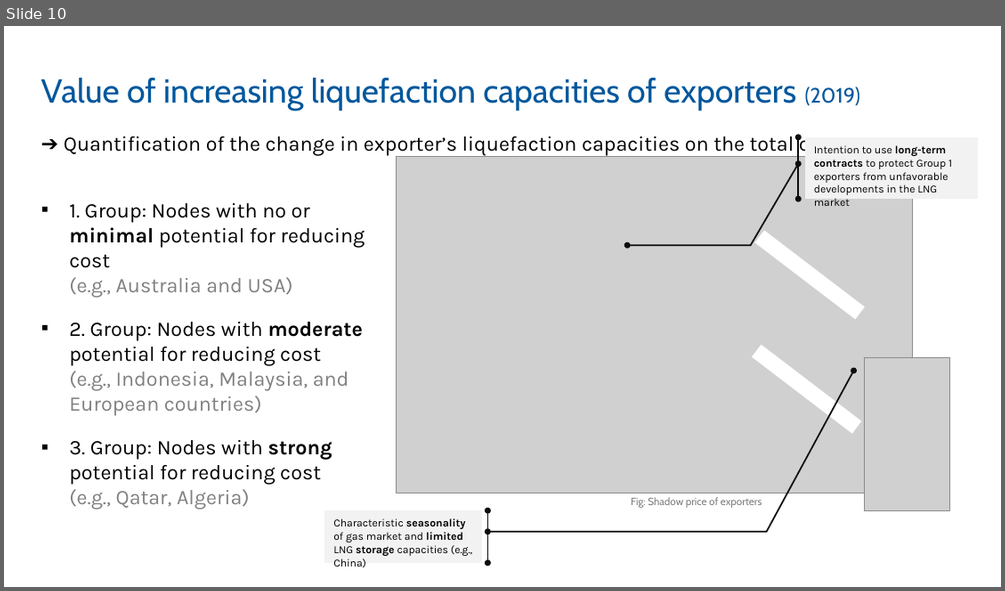
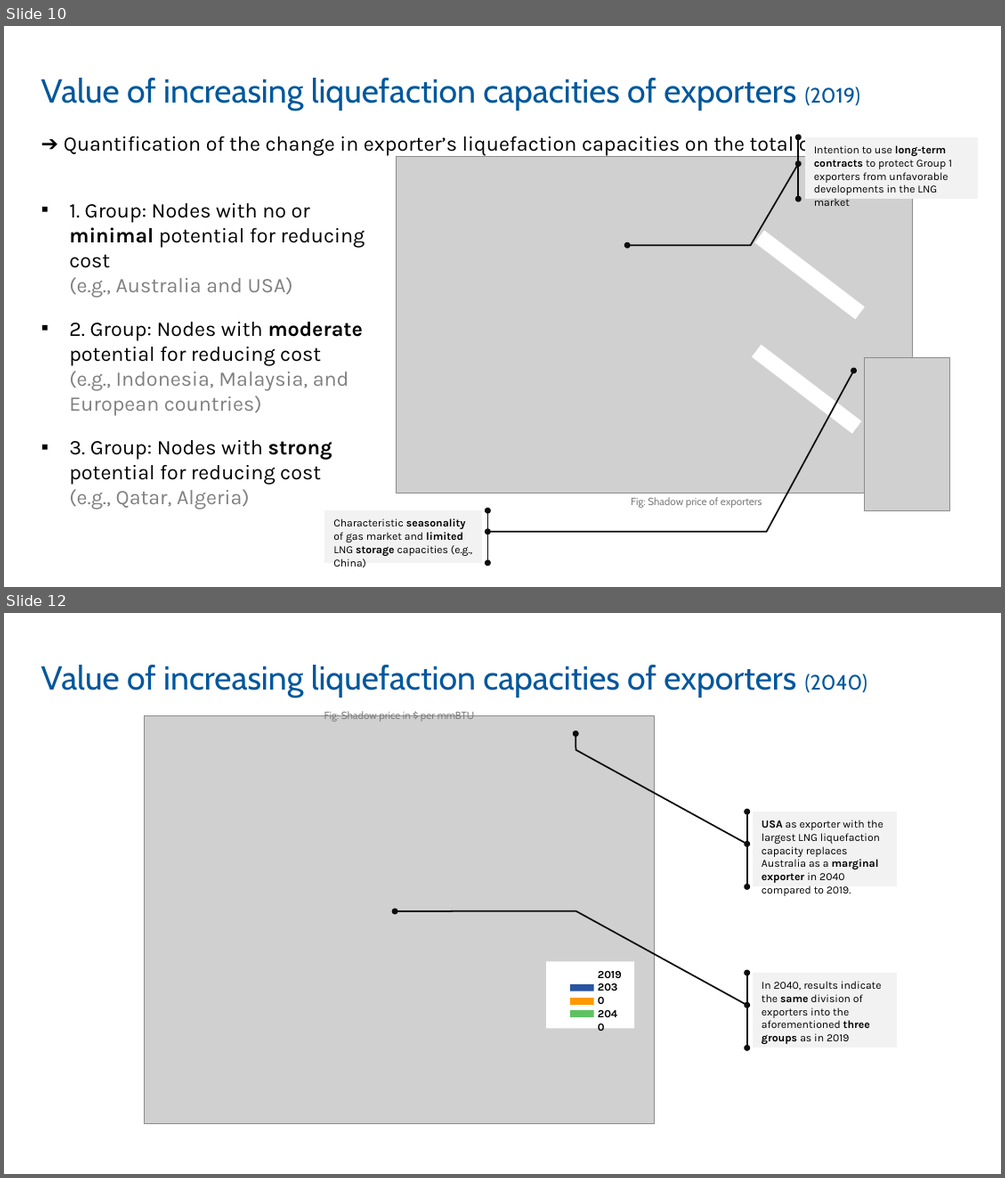
Before and after one commit to sebastianzwickl/lng-trade-europe, a slide deck: presentation/230214_IEWT.pptx. Shown one above the other, each under a label of ours: slide 10 before the commit, slides 10 and 12 after it; the slides between them are not shown. The pictures are 1005x591 and 1005x1178 pixels, drawn with LibreOffice and Linux fonts; fonts in the diff are those of the drawing; grey boxes stand for pictures; background and template pictures are left out. Boxes give left, top, right and bottom in pixels: in the first picture for what was removed or moved away, otherwise in the second. Text is boxed around its words. In the diff, an @@ line names an element or a change of style, - is before the commit and + after.

```diff
--- a/presentation/230214_IEWT.pptx
+++ b/presentation/230214_IEWT.pptx
@@ slide 12 added at <box>4,613,1001,1174</box>, background #FFFFFF @@
@@ title added at <box>41,665,867,698</box>, 32 pt, text #00579C @@
+Value of increasing liquefaction capacities of exporters (2040)
@@ picture added at <box>145,715,655,1124</box> @@
@@ text added at <box>324,710,474,722</box>, 10 pt, text #808080 @@
+Fig: Shadow price in $ per mmBTU
@@ accent callout added at <box>752,811,896,887</box>, fill #F2F2F2, outline #0D0D0D 1.5 pt, 10.5 pt, text #000000 @@
+USA as exporter with the largest LNG liquefaction capacity replaces Australia as a marginal exporter in 2040 compared to 2019.
@@ rectangle added at <box>546,962,634,1028</box>, fill #FFFFFF @@
@@ accent callout added at <box>752,973,896,1047</box>, fill #F2F2F2, outline #0D0D0D 1.5 pt, 10.5 pt, text #000000 @@
+In 2040, results indicate the same division of exporters into the aforementioned three groups as in 2019
@@ group added at <box>570,886,851,1023</box>: 4 rectangles, 1 text @@
+2019
+2030
+2040
+2019
+2030
+2040
@@ page number added at <box>25,1133,250,1163</box>, 10 pt, text #FFFFFF @@
+12
```
Also in this commit, not shown: 2 slides changed, 2 other slides added, 2 slides removed, 1 other file.
